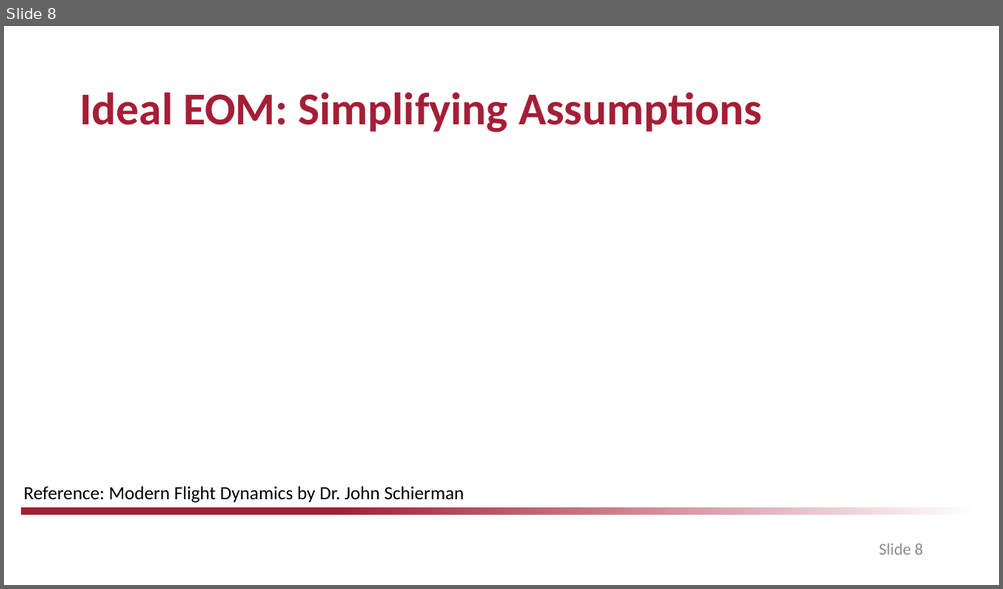
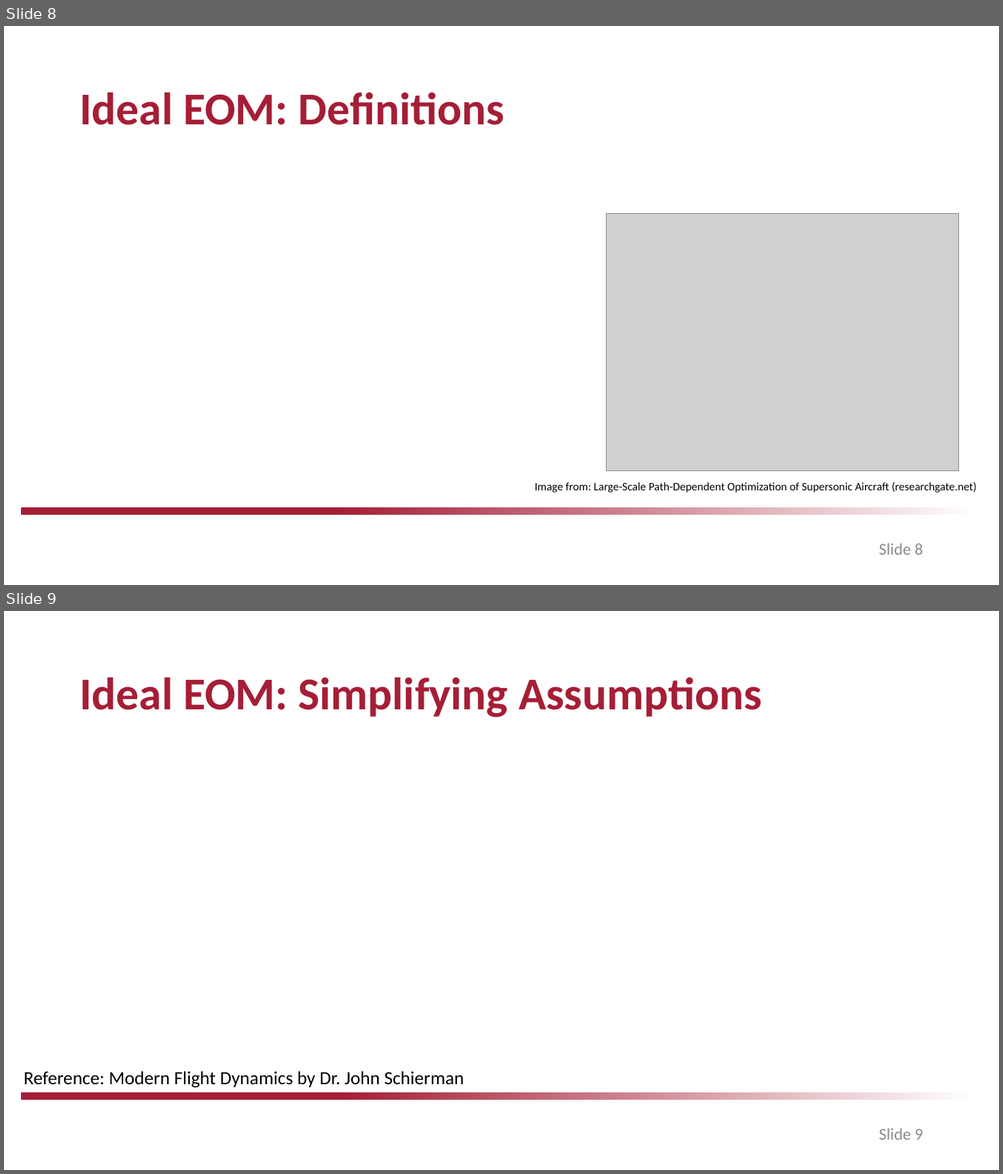
Before and after one commit to drjdlarson/angst, a slide deck: saved_simulations/CE/Springer_Culminating_Experience_Project.pptx. Shown one above the other, each under a label of ours: slide 8 before the commit, slides 8 and 9 after it. The pictures are 1003x589 and 1003x1174 pixels, drawn with LibreOffice and Linux fonts; fonts in the diff are those of the drawing; grey boxes stand for pictures; background and template pictures are left out. Boxes give left, top, right and bottom in pixels: in the first picture for what was removed or moved away, otherwise in the second. Text is boxed around its words. In the diff, an @@ line names an element or a change of style, - is before the commit and + after.

```diff
--- a/saved_simulations/CE/Springer_Culminating_Experience_Project.pptx
+++ b/saved_simulations/CE/Springer_Culminating_Experience_Project.pptx
@@ slide 8 added at [4, 26, 999, 585], background #FFFFFF; not listed: 1 template element that a slide beside it also shows @@
@@ title added at [79, 92, 504, 125], 44 pt, text #A51E36, bold @@
+Ideal EOM: Definitions
@@ picture added at [606, 213, 959, 471] @@
@@ text added at [535, 483, 976, 493], 11 pt, text #000000 @@
+Image from: Large-Scale Path-Dependent Optimization of Supersonic Aircraft (researchgate.net)
@@ page number added at [879, 543, 922, 555], 16 pt, text #8C8C8C @@
+Slide 8
@@ what was slide 8 is now slide 9 @@
@@ page number at [879, 1128, 922, 1140]: text changed @@
-Slide 8
+Slide 9
```
Also in this commit, not shown: 5 slides changed, 1 other slide added, 1 slide removed, 3 other files.
